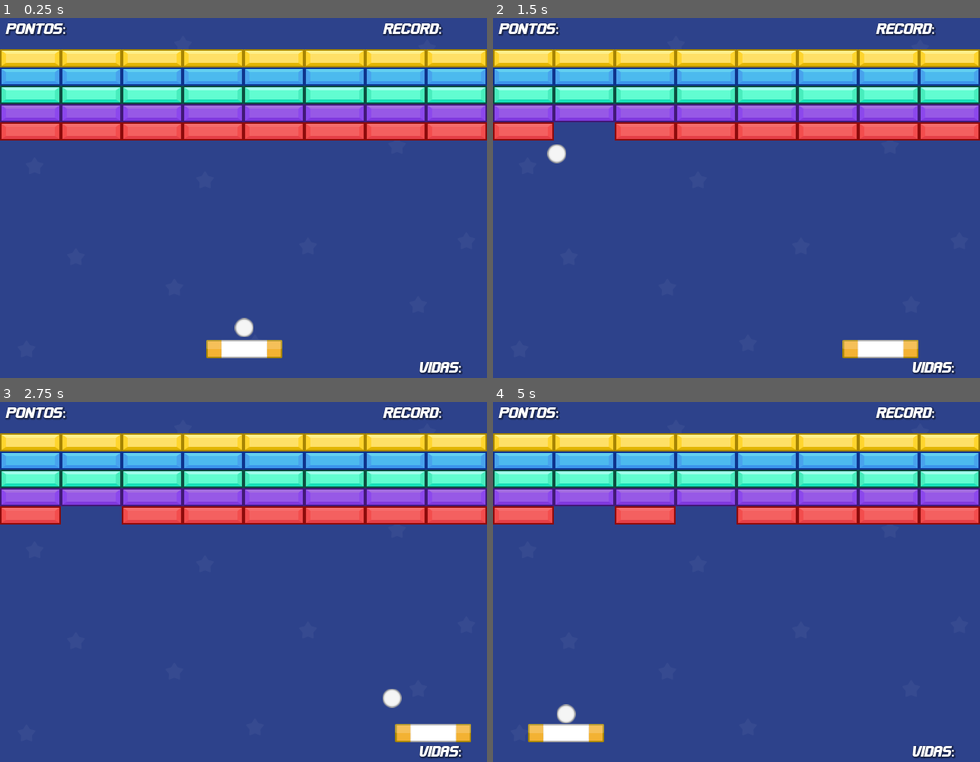
Above: before the commit, frames 1-4 (two rows, left to right).
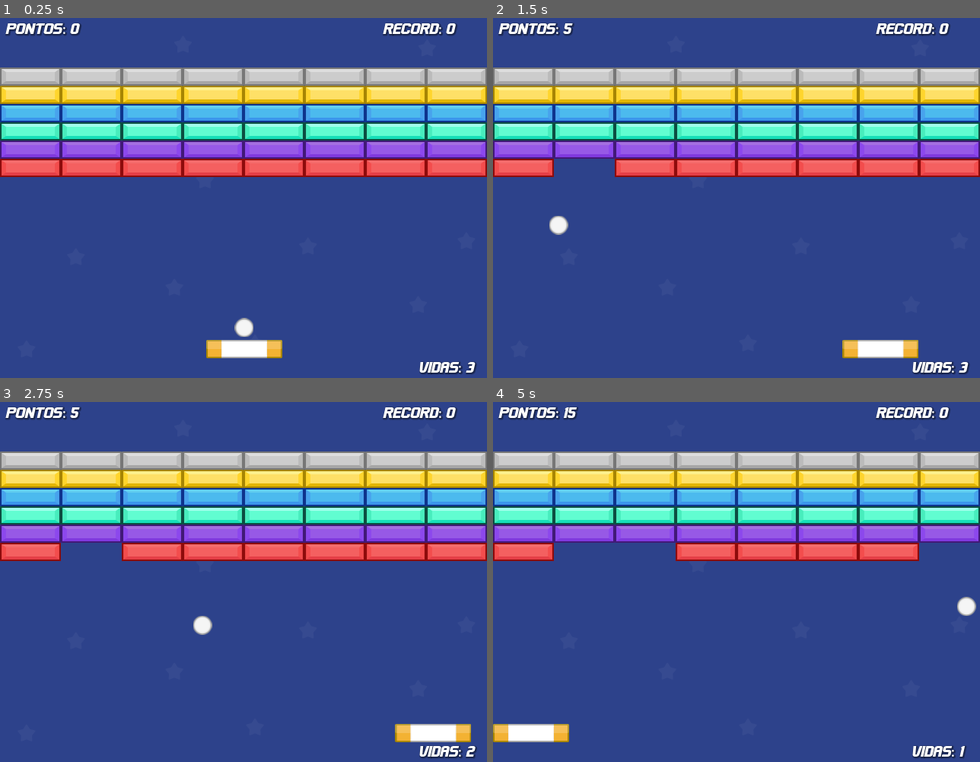
Above: after the commit, the same moments.

Repository: KvotheRMaedre/super-arkanoid
Game: Godot game, scene res://Scenes/level_one.tscn
The game is run twice, just before and just after one commit, with the same random seed, the same clock (stepped at 60 frames per second) and the same inputs.
Inputs:
- Up to frame 1 (0.25 s): no input
- Up to frame 2 (1.5 s): tap Enter at 0.5 s; hold D (right) 0.53-1.28 s; hold Space (start) 0.53-1.28 s; hold Left (left) from 1.28 s (still down); tap Space (start) at 1.35 s
- Up to frame 3 (2.75 s): release Left (left) at 2.03 s; hold D (right) from 2.03 s (still down); hold Space (start) from 2.03 s (still down)
- Up to frame 4 (5 s): release Space (start) at 2.78 s; tap Space (start) at 2.85, 4.35 s; release D (right) at 3.53 s; hold Space (start) 3.53-4.28 s; hold Left (left) from 3.53 s (still down)

The runs differ from the first frame. In frame 1, 36% of the frame differs, in the area x 0-100%, y 1-99%; in frame 2, 35%; in frame 3, 35%; in frame 4, 35%.
Error before the commit: Parse Error: The function signature doesn't match the parent. Parent signature is "_process(float) -> void". (res://Scripts/hud.gd:7)

Commit message:
Creating tougher blocks

Diff:
--- a/Scenes/block.tscn
+++ b/Scenes/block.tscn
@@ -1,4 +1,6 @@
-[gd_scene load_steps=2 format=3 uid="uid://bl6351hmnk701"]
+[gd_scene load_steps=3 format=3 uid="uid://bl6351hmnk701"]
+
+[ext_resource type="Script" path="res://Scripts/block.gd" id="1_j457n"]
 
 [sub_resource type="RectangleShape2D" id="RectangleShape2D_c7ou6"]
 size = Vector2(80, 24)
@@ -6,6 +8,7 @@
 [node name="Block" type="StaticBody2D"]
 collision_layer = 4
 collision_mask = 18
+script = ExtResource("1_j457n")
 
 [node name="Collision" type="CollisionShape2D" parent="."]
 position = Vector2(40, 12)
--- a/Scenes/level_one.tscn
+++ b/Scenes/level_one.tscn
@@ -8,6 +8,7 @@
 [ext_resource type="Texture2D" uid="uid://b0kvgrcyl6wm6" path="res://Assets/PurpleBlock.png" id="6_py0tt"]
 [ext_resource type="Texture2D" uid="uid://d1hgioqn3jitt" path="res://Assets/GreenBlock.png" id="7_kalfu"]
 [ext_resource type="Texture2D" uid="uid://fsb1hgb8wd5" path="res://Assets/BlueBlock.png" id="8_7bxq6"]
+[ext_resource type="Texture2D" uid="uid://ubdptctk12ej" path="res://Assets/GrayBlock.png" id="8_hq7rd"]
 [ext_resource type="Texture2D" uid="uid://ci01kph3r60cs" path="res://Assets/YellowBlock.png" id="9_017bd"]
 
 [node name="LevelOne" type="Node2D"]
@@ -18,63 +19,63 @@
 [node name="RedBLocks" type="Node2D" parent="."]
 
 [node name="Block" parent="RedBLocks" instance=ExtResource("4_qvnxx")]
-position = Vector2(0, 144)
+position = Vector2(0, 192)
 
 [node name="Sprite" type="Sprite2D" parent="RedBLocks/Block"]
 texture = ExtResource("5_rv8my")
 centered = false
 
 [node name="Block2" parent="RedBLocks" instance=ExtResource("4_qvnxx")]
-position = Vector2(80, 144)
+position = Vector2(80, 192)
 
 [node name="Sprite" type="Sprite2D" parent="RedBLocks/Block2"]
 texture = ExtResource("5_rv8my")
 centered = false
 
 [node name="Block3" parent="RedBLocks" instance=ExtResource("4_qvnxx")]
-position = Vector2(160, 144)
+position = Vector2(160, 192)
 
 [node name="Sprite" type="Sprite2D" parent="RedBLocks/Block3"]
 texture = ExtResource("5_rv8my")
 centered = false
 
 [node name="Block4" parent="RedBLocks" instance=ExtResource("4_qvnxx")]
-position = Vector2(240, 144)
+position = Vector2(240, 192)
 
 [node name="Sprite" type="Sprite2D" parent="RedBLocks/Block4"]
 texture = ExtResource("5_rv8my")
 centered = false
 
 [node name="Block5" parent="RedBLocks" instance=ExtResource("4_qvnxx")]
-position = Vector2(320, 144)
+position = Vector2(320, 192)
 
 [node name="Sprite" type="Sprite2D" parent="RedBLocks/Block5"]
 texture = ExtResource("5_rv8my")
 centered = false
 
 [node name="Block6" parent="RedBLocks" instance=ExtResource("4_qvnxx")]
-position = Vector2(400, 144)
+position = Vector2(400, 192)
 
 [node name="Sprite" type="Sprite2D" parent="RedBLocks/Block6"]
 texture = ExtResource("5_rv8my")
 centered = false
 
 [node name="Block7" parent="RedBLocks" instance=ExtResource("4_qvnxx")]
-position = Vector2(480, 144)
+position = Vector2(480, 192)
 
 [node name="Sprite" type="Sprite2D" parent="RedBLocks/Block7"]
 texture = ExtResource("5_rv8my")
 centered = false
 
 [node name="Block8" parent="RedBLocks" instance=ExtResource("4_qvnxx")]
-position = Vector2(560, 144)
+position = Vector2(560, 192)
 
 [node name="Sprite" type="Sprite2D" parent="RedBLocks/Block8"]
 texture = ExtResource("5_rv8my")
 centered = false
 
 [node name="PurpleBlocks" type="Node2D" parent="."]
-position = Vector2(560, 120)
+position = Vector2(560, 168)
 
 [node name="Block9" parent="PurpleBlocks" instance=ExtResource("4_qvnxx")]
 position = Vector2(-560, 0)
@@ -134,63 +135,63 @@
 [node name="GreenBlocks" type="Node2D" parent="."]
 
 [node name="Block17" parent="GreenBlocks" instance=ExtResource("4_qvnxx")]
-position = Vector2(0, 96)
+position = Vector2(0, 144)
 
 [node name="Sprite" type="Sprite2D" parent="GreenBlocks/Block17"]
 texture = ExtResource("7_kalfu")
 centered = false
 
 [node name="Block18" parent="GreenBlocks" instance=ExtResource("4_qvnxx")]
-position = Vector2(80, 96)
+position = Vector2(80, 144)
 
 [node name="Sprite" type="Sprite2D" parent="GreenBlocks/Block18"]
 texture = ExtResource("7_kalfu")
 centered = false
 
 [node name="Block19" parent="GreenBlocks" instance=ExtResource("4_qvnxx")]
-position = Vector2(160, 96)
+position = Vector2(160, 144)
 
 [node name="Sprite" type="Sprite2D" parent="GreenBlocks/Block19"]
 texture = ExtResource("7_kalfu")
 centered = false
 
 [node name="Block20" parent="GreenBlocks" instance=ExtResource("4_qvnxx")]
-position = Vector2(240, 96)
+position = Vector2(240, 144)
 
 [node name="Sprite" type="Sprite2D" parent="GreenBlocks/Block20"]
 texture = ExtResource("7_kalfu")
 centered = false
 
 [node name="Block21" parent="GreenBlocks" instance=ExtResource("4_qvnxx")]
-position = Vector2(320, 96)
+position = Vector2(320, 144)
 
 [node name="Sprite" type="Sprite2D" parent="GreenBlocks/Block21"]
 texture = ExtResource("7_kalfu")
 centered = false
 
 [node name="Block22" parent="GreenBlocks" instance=ExtResource("4_qvnxx")]
-position = Vector2(400, 96)
+position = Vector2(400, 144)
 
 [node name="Sprite" type="Sprite2D" parent="GreenBlocks/Block22"]
 texture = ExtResource("7_kalfu")
 centered = false
 
 [node name="Block23" parent="GreenBlocks" instance=ExtResource("4_qvnxx")]
-position = Vector2(480, 96)
+position = Vector2(480, 144)
 
 [node name="Sprite" type="Sprite2D" parent="GreenBlocks/Block23"]
 texture = ExtResource("7_kalfu")
 centered = false
 
 [node name="Block24" parent="GreenBlocks" instance=ExtResource("4_qvnxx")]
-position = Vector2(560, 96)
+position = Vector2(560, 144)
 
 [node name="Sprite" type="Sprite2D" parent="GreenBlocks/Block24"]
 texture = ExtResource("7_kalfu")
 centered = false
 
 [node name="BlueBlocks" type="Node2D" parent="."]
-position = Vector2(0, 72)
+position = Vector2(0, 120)
 
 [node name="Block25" parent="BlueBlocks" instance=ExtResource("4_qvnxx")]
 
@@ -250,59 +251,125 @@
 [node name="YellowBlocks" type="Node2D" parent="."]
 
 [node name="Block33" parent="YellowBlocks" instance=ExtResource("4_qvnxx")]
-position = Vector2(0, 48)
+position = Vector2(0, 96)
 
 [node name="Sprite" type="Sprite2D" parent="YellowBlocks/Block33"]
 texture = ExtResource("9_017bd")
 centered = false
 
 [node name="Block34" parent="YellowBlocks" instance=ExtResource("4_qvnxx")]
-position = Vector2(80, 48)
+position = Vector2(80, 96)
 
 [node name="Sprite" type="Sprite2D" parent="YellowBlocks/Block34"]
 texture = ExtResource("9_017bd")
 centered = false
 
 [node name="Block35" parent="YellowBlocks" instance=ExtResource("4_qvnxx")]
-position = Vector2(160, 48)
+position = Vector2(160, 96)
 
 [node name="Sprite" type="Sprite2D" parent="YellowBlocks/Block35"]
 texture = ExtResource("9_017bd")
 centered = false
 
 [node name="Block36" parent="YellowBlocks" instance=ExtResource("4_qvnxx")]
-position = Vector2(240, 48)
+position = Vector2(240, 96)
 
 [node name="Sprite" type="Sprite2D" parent="YellowBlocks/Block36"]
 texture = ExtResource("9_017bd")
 centered = false
 
 [node name="Block37" parent="YellowBlocks" instance=ExtResource("4_qvnxx")]
-position = Vector2(320, 48)
+position = Vector2(320, 96)
 
 [node name="Sprite" type="Sprite2D" parent="YellowBlocks/Block37"]
 texture = ExtResource("9_017bd")
 centered = false
 
 [node name="Block38" parent="YellowBlocks" instance=ExtResource("4_qvnxx")]
-position = Vector2(400, 48)
+position = Vector2(400, 96)
 
 [node name="Sprite" type="Sprite2D" parent="YellowBlocks/Block38"]
 texture = ExtResource("9_017bd")
 centered = false
 
 [node name="Block39" parent="YellowBlocks" instance=ExtResource("4_qvnxx")]
-position = Vector2(480, 48)
+position = Vector2(480, 96)
 
 [node name="Sprite" type="Sprite2D" parent="YellowBlocks/Block39"]
 texture = ExtResource("9_017bd")
 centered = false
 
 [node name="Block40" parent="YellowBlocks" instance=ExtResource("4_qvnxx")]
-position = Vector2(560, 48)
+position = Vector2(560, 96)
 
 [node name="Sprite" type="Sprite2D" parent="YellowBlocks/Block40"]
 texture = ExtResource("9_017bd")
+centered = false
+
+[node name="Gray" type="Node2D" parent="."]
+
+[node name="Block41" parent="Gray" instance=ExtResource("4_qvnxx")]
+position = Vector2(0, 72)
+lives_block = 2
+
+[node name="Sprite" type="Sprite2D" parent="Gray/Block41"]
+texture = ExtResource("8_hq7rd")
+centered = false
+
+[node name="Block42" parent="Gray" instance=ExtResource("4_qvnxx")]
+position = Vector2(80, 72)
+lives_block = 2
+
+[node name="Sprite" type="Sprite2D" parent="Gray/Block42"]
+texture = ExtResource("8_hq7rd")
+centered = false
+
+[node name="Block43" parent="Gray" instance=ExtResource("4_qvnxx")]
+position = Vector2(160, 72)
+lives_block = 2
+
+[node name="Sprite" type="Sprite2D" parent="Gray/Block43"]
+texture = ExtResource("8_hq7rd")
+centered = false
+
+[node name="Block44" parent="Gray" instance=ExtResource("4_qvnxx")]
+position = Vector2(240, 72)
+lives_block = 2
+
+[node name="Sprite" type="Sprite2D" parent="Gray/Block44"]
+texture = ExtResource("8_hq7rd")
+centered = false
+
+[node name="Block45" parent="Gray" instance=ExtResource("4_qvnxx")]
+position = Vector2(320, 72)
+lives_block = 2
+
+[node name="Sprite" type="Sprite2D" parent="Gray/Block45"]
+texture = ExtResource("8_hq7rd")
+centered = false
+
+[node name="Block46" parent="Gray" instance=ExtResource("4_qvnxx")]
+position = Vector2(400, 72)
+lives_block = 2
+
+[node name="Sprite" type="Sprite2D" parent="Gray/Block46"]
+texture = ExtResource("8_hq7rd")
+centered = false
+
+[node name="Block47" parent="Gray" instance=ExtResource("4_qvnxx")]
+position = Vector2(480, 72)
+lives_block = 2
+
+[node name="Sprite" type="Sprite2D" parent="Gray/Block47"]
+texture = ExtResource("8_hq7rd")
+centered = false
+
+[node name="Block48" parent="Gray" instance=ExtResource("4_qvnxx")]
+position = Vector2(560, 72)
+lives_block = 2
+
+[node name="Sprite" type="Sprite2D" parent="Gray/Block48"]
+texture = ExtResource("8_hq7rd")
 centered = false
 
 [node name="Ball" parent="." instance=ExtResource("2_58ufe")]
--- a/Scripts/ball.gd
+++ b/Scripts/ball.gd
@@ -17,9 +17,10 @@
 
 			var collided_object = collison.get_collider()
 			if "Block" in collided_object.name:
-				GameManager.add_point(5)
-				collided_object.queue_free()
-				spawm_power_up(collided_object.get_position())
+				var destroyed = collided_object.take_damage()
+				if destroyed:
+					GameManager.add_point(5)
+					spawm_power_up(collided_object.get_position())
 
 func play_game():
 	GameManager.started = true
--- /dev/null
+++ b/Scripts/block.gd
@@ -0,0 +1,10 @@
+extends StaticBody2D
+
+@export var lives_block = 1
+
+func take_damage() -> bool:
+	lives_block -= 1
+	if lives_block == 0:
+		queue_free()
+		return true
+	return false
--- a/Scripts/hud.gd
+++ b/Scripts/hud.gd
@@ -4,7 +4,7 @@
 @onready var label_record: Label = $LabelRecord
 @onready var label_lives: Label = $LabelLives
 
-func _process() -> void:
+func _process(delta: float) -> void:
 	label_points.text = "Pontos: " + str(GameManager.points)
 	label_record.text = "Record: " + str(GameManager.record)
 	label_lives.text = "Vidas: " + str(GameManager.lives)
Not shown: 1 places in Scenes/level_one.tscn that only renumber resources
